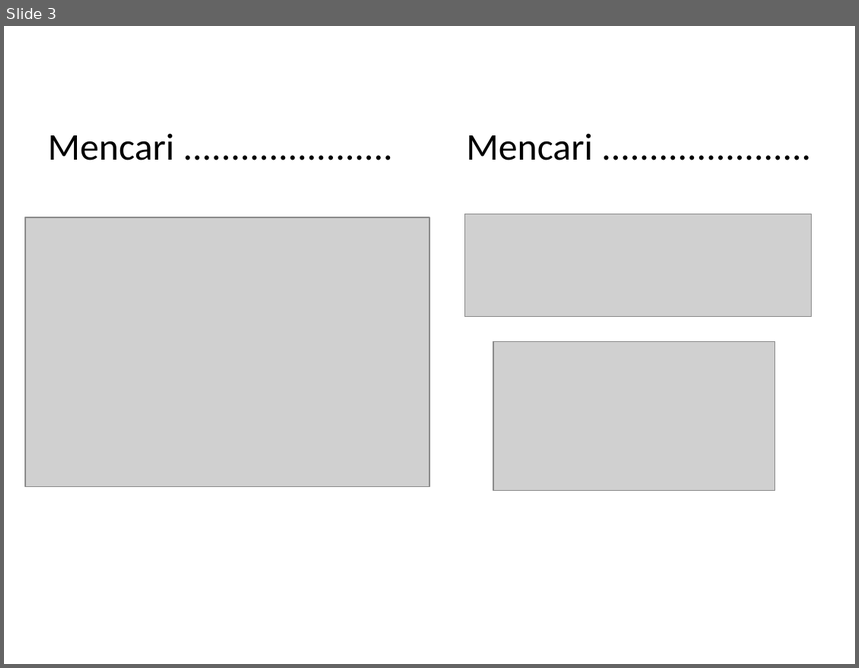
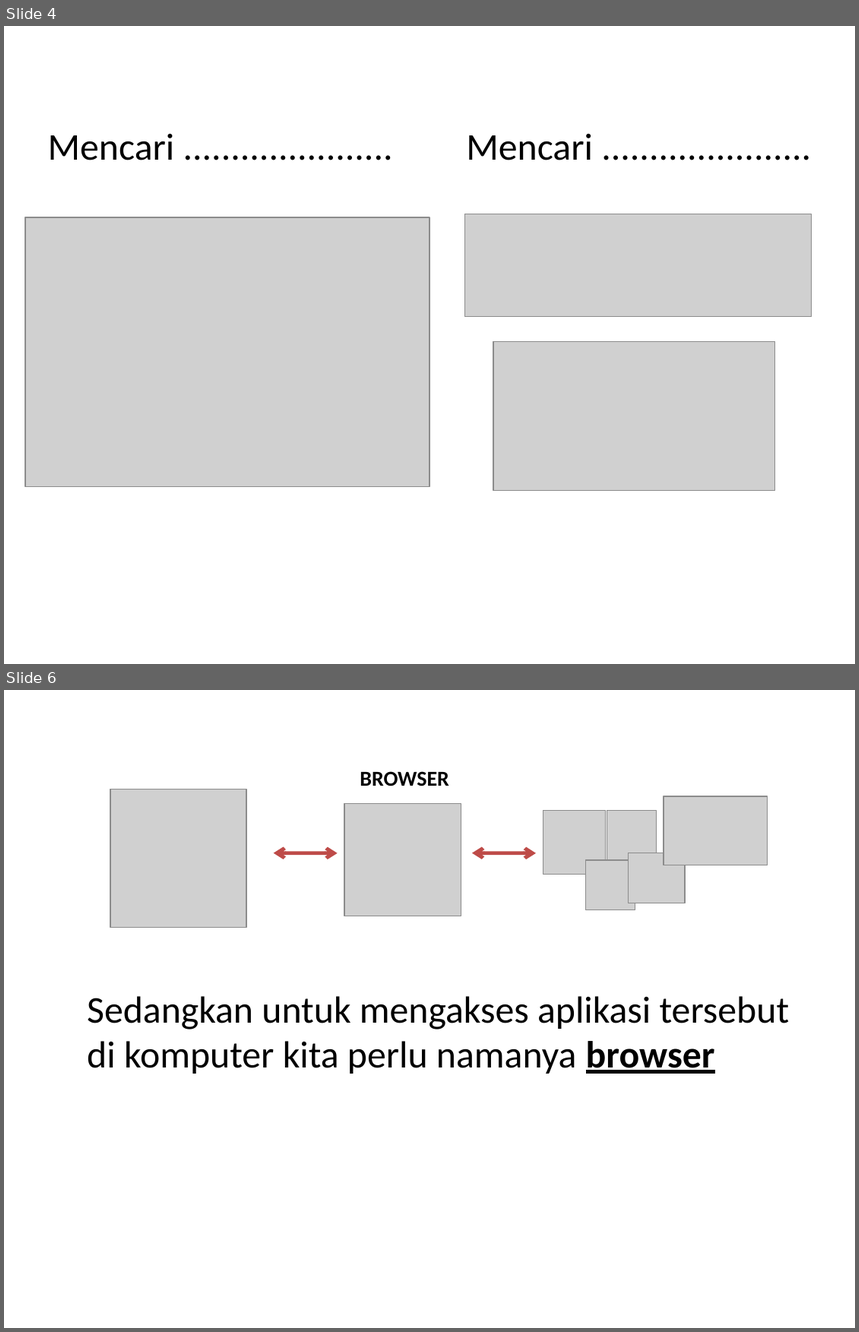
Before and after one commit to ilham513/Materi-Pelajaran-Informatika-SMP-PGRI-Rawlumbu, a slide deck: Kelas 9/Bab 1.1 - Browser.pptx. Shown one above the other, each under a label of ours: slide 3 before the commit, slides 4 and 6 after it; the slides between them are not shown. The pictures are 859x668 and 859x1332 pixels, drawn with LibreOffice and Linux fonts; fonts in the diff are those of the drawing; grey boxes stand for pictures; background and template pictures are left out. Boxes give left, top, right and bottom in pixels: in the first picture for what was removed or moved away, otherwise in the second. Text is boxed around its words. In the diff, an @@ line names an element or a change of style, - is before the commit and + after.

```diff
--- a/Kelas 9/Bab 1.1 - Browser.pptx
+++ b/Kelas 9/Bab 1.1 - Browser.pptx
@@ slide 6 added at [4, 690, 855, 1328], background picture (left out) @@
@@ text added at [360, 771, 449, 787], 18 pt, text #000000, bold @@
+BROWSER
@@ picture added at [110, 790, 246, 929] @@
@@ picture added at [344, 803, 461, 916] @@
@@ picture added at [664, 796, 768, 866] @@
@@ double arrow added from (274, 853) to (338, 853), #BF4C48 3 pt @@
@@ double arrow added from (472, 853) to (536, 853), #BF4C48 3 pt @@
@@ group added at [543, 811, 685, 910]: 4 pictures @@
@@ text added at [87, 996, 790, 1074], 32 pt, text #000000 @@
+Sedangkan untuk mengakses aplikasi tersebut di komputer kita perlu namanya browser
@@ what was slide 3 is now slide 4 @@
```
Also in this commit, not shown: 5 slides changed, 6 other slides added, 12 other files.
